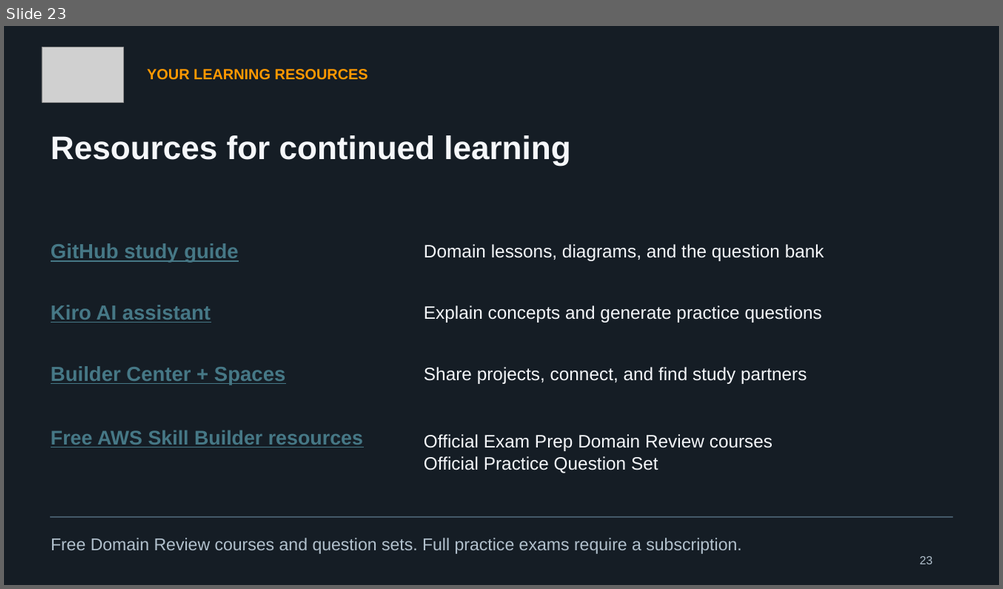
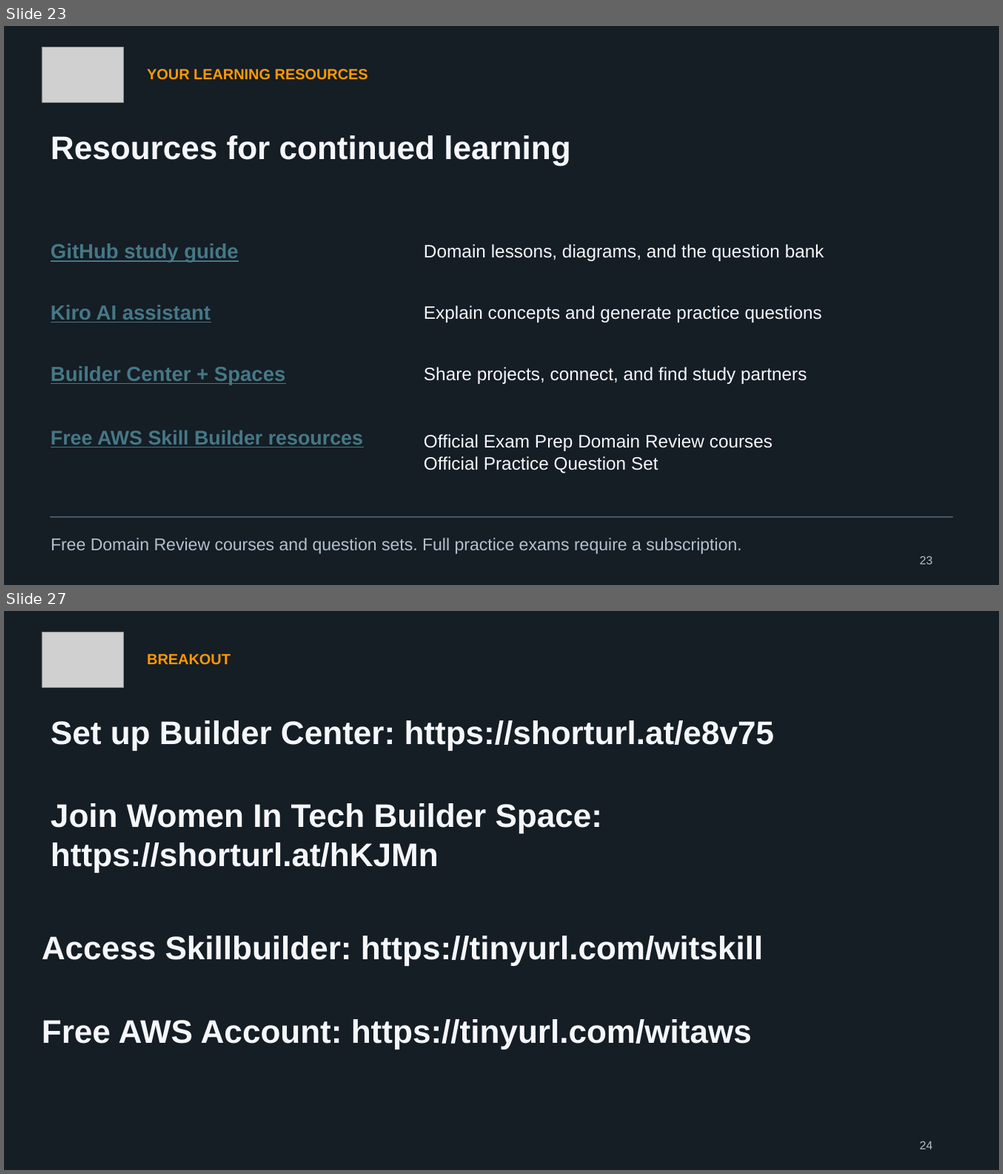
Before and after one commit to sdahal1/AWS_Cloud_Practitioner_Comprehensive_Study_Guide_2026, a slide deck: AWS-AI-Practitioner-Workshop.pptx. Shown one above the other, each under a label of ours: slide 23 before the commit, slides 23 and 27 after it; the slides between them are not shown. The pictures are 1003x589 and 1003x1174 pixels, drawn with LibreOffice and Linux fonts; fonts in the diff are those of the drawing; grey boxes stand for pictures. Boxes give left, top, right and bottom in pixels: in the first picture for what was removed or moved away, otherwise in the second. Text is boxed around its words. In the diff, an @@ line names an element or a change of style, - is before the commit and + after.

```diff
--- a/AWS-AI-Practitioner-Workshop.pptx
+++ b/AWS-AI-Practitioner-Workshop.pptx
@@ slide 27 added at [4, 611, 999, 1170], background #151D25 @@
@@ picture added at [42, 632, 123, 688] @@
@@ text added at [147, 654, 230, 665], 19 pt, text #FF9900, bold @@
+BREAKOUT
@@ text added at [51, 721, 774, 750], 42 pt, text #F5F7FA, bold @@
+Set up Builder Center: https://shorturl.at/e8v75
@@ text added at [51, 803, 603, 873], 42 pt, text #F5F7FA, bold @@
+Join Women In Tech Builder Space: https://shorturl.at/hKJMn
@@ text added at [42, 936, 762, 966], 42 pt, text #F5F7FA, bold @@
+Access Skillbuilder: https://tinyurl.com/witskill
@@ text added at [42, 1019, 751, 1050], 42 pt, text #F5F7FA, bold @@
+Free AWS Account: https://tinyurl.com/witaws
@@ text added at [919, 1142, 933, 1150], 15 pt, text #B2C1CD @@
+24
```
Also in this commit, not shown: 5 slides changed, 2 other slides added, 1 other file.
